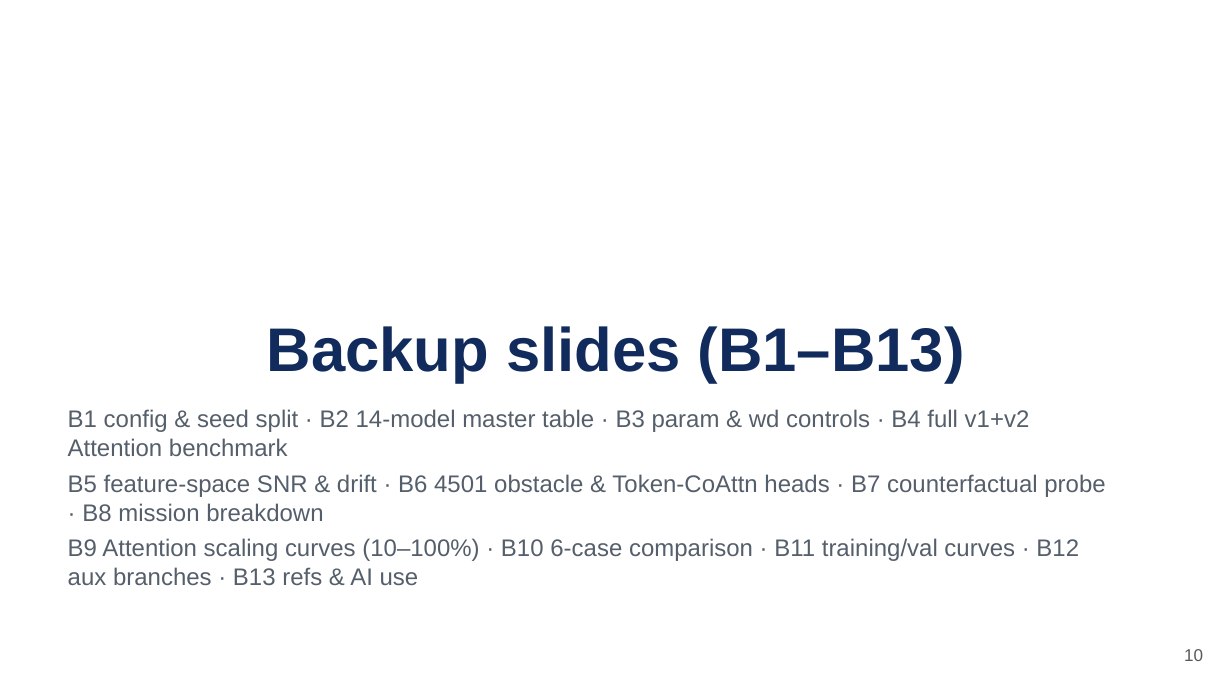
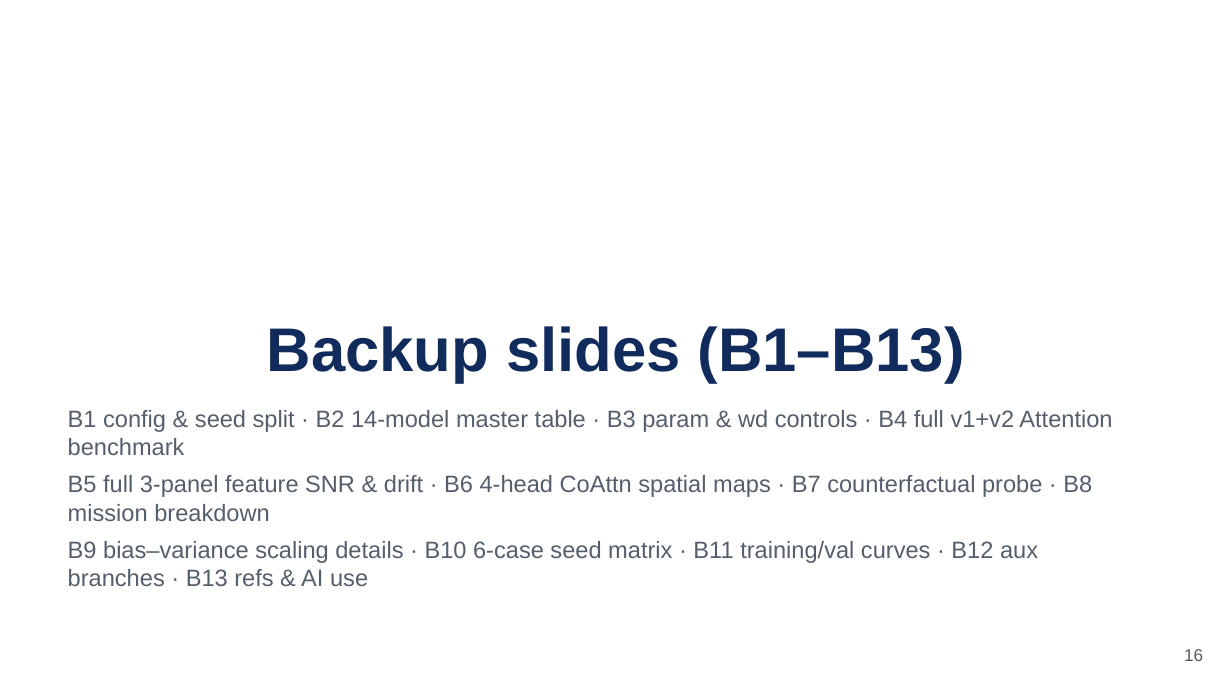
Before and after one commit to Oliver-ming/BabyAI_Exploration_with_Film, a slide deck: slide 16 of presentation/AIAA4220_Project3_Presentation.pptx (slide 10 before the commit). Drawn at 1232x693 pixels with LibreOffice and Linux fonts; fonts in the diff are those of the drawing; background and template pictures are left out. Boxes give left, top, right and bottom in pixels: in the first picture for what was removed or moved away, otherwise in the second. Text is boxed around its words. In the diff, an @@ line names an element or a change of style, - is before the commit and + after.

```diff
--- a/presentation/AIAA4220_Project3_Presentation.pptx
+++ b/presentation/AIAA4220_Project3_Presentation.pptx
@@ text at (68, 410, 1112, 455): size 14 to 13.8 pt in "B1 config & seed split · B2 ..."; more space between paragraphs @@
@@ text at (68, 475, 1092, 586): text changed; size 14 to 13.8 pt @@
-B5 feature-space SNR & drift · B6 4501 obstacle & Token-CoAttn heads · B7 counterfactual probe · B8 mission breakdown
-B9 Attention scaling curves (10–100%) · B10 6-case comparison · B11 training/val curves · B12 aux branches · B13 refs & AI use
+B5 full 3-panel feature SNR & drift · B6 4-head CoAttn spatial maps · B7 counterfactual probe · B8 mission breakdown
+B9 bias–variance scaling details · B10 6-case seed matrix · B11 training/val curves · B12 aux branches · B13 refs & AI use
@@ page number at (1184, 649, 1203, 661): text changed @@
-10
+16
```
Also in this commit, not shown: 16 other slides changed, 11 slides added, 5 slides removed, 43 other files.
